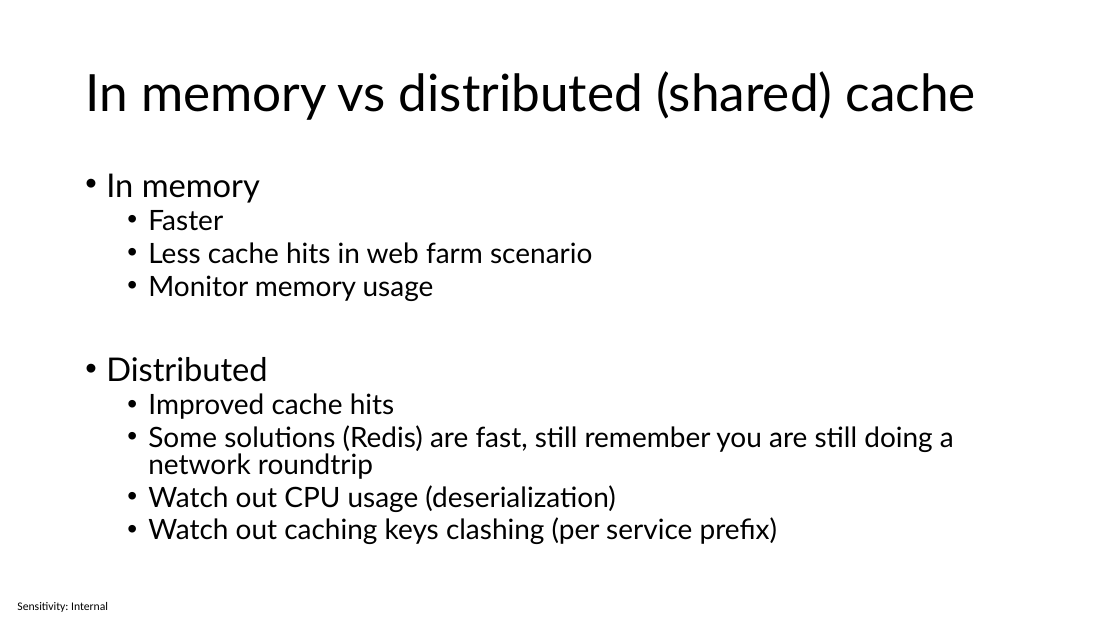
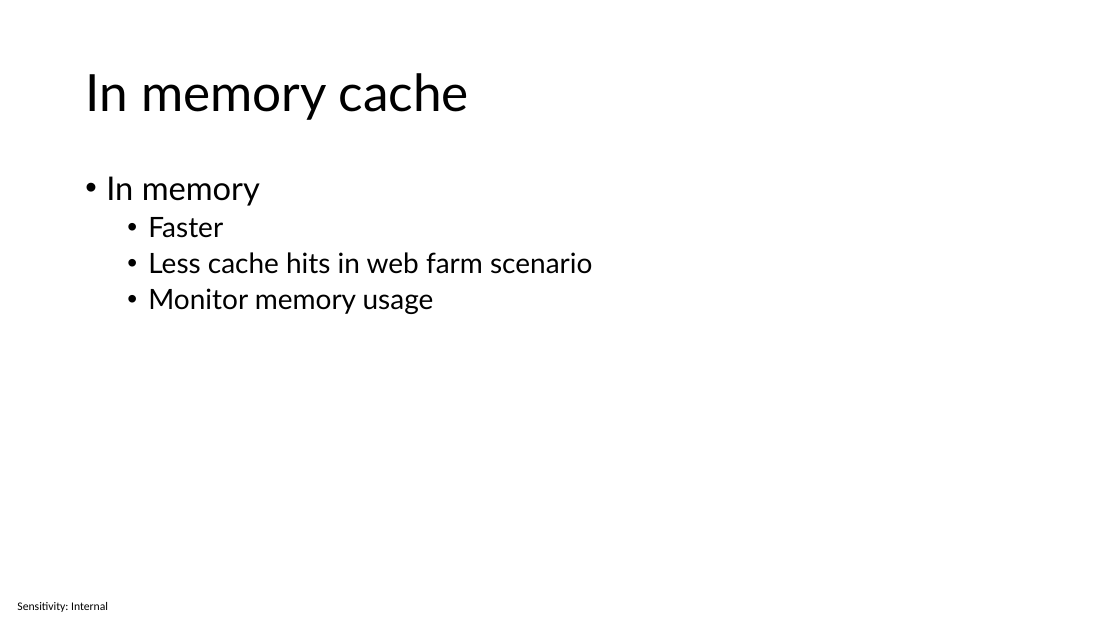
Before and after one commit to sabbadino/cache-like-a-pro-fusion-cache, a slide deck: slide 5 of cache-like-a-pro.pptx (slide 12 before the commit). Drawn at 1120x630 pixels with LibreOffice and Linux fonts; fonts in the diff are those of the drawing. Boxes give left, top, right and bottom in pixels: in the first picture for what was removed or moved away, otherwise in the second. Text is boxed around its words. In the diff, an @@ line names an element or a change of style, - is before the commit and + after.

Commit message:
slides

```diff
--- a/cache-like-a-pro.pptx
+++ b/cache-like-a-pro.pptx
@@ title at [85, 73, 469, 120]: text changed @@
-In memory vs distributed (shared) cache
+In memory cache
@@ text "In memory" at [106, 176, 592, 314]: line spacing 0.8 to 0.9 @@
@@ text at [106, 357, 954, 544]: paragraphs removed @@
-• Distributed
-  • Improved cache hits
-  • Some solutions (Redis) are fast, still remember you are still doing a network roundtrip
-  • Watch out CPU usage (deserialization)
-  • Watch out caching keys clashing (per service prefix)
```
Also in this commit, not shown: 3 other slides changed, 5 slides added.
